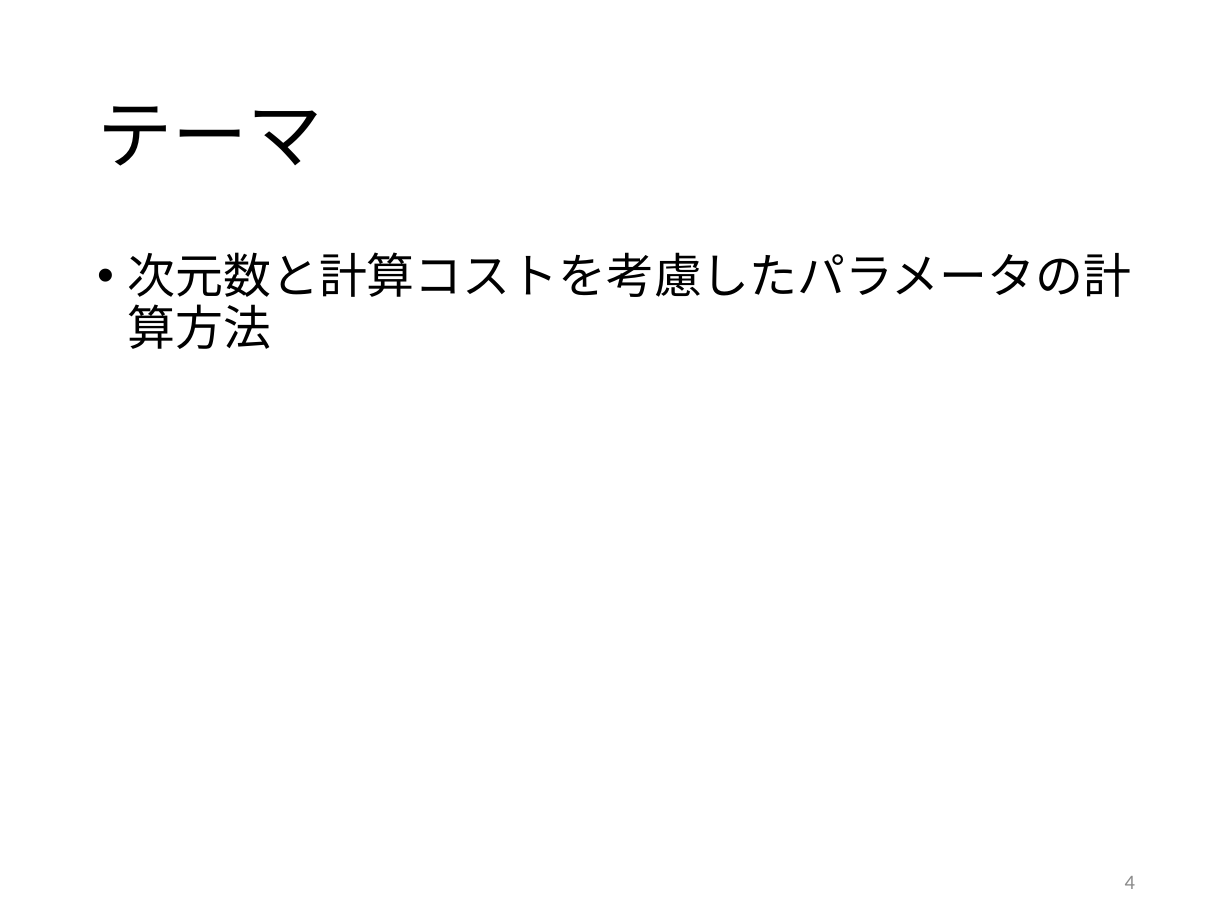
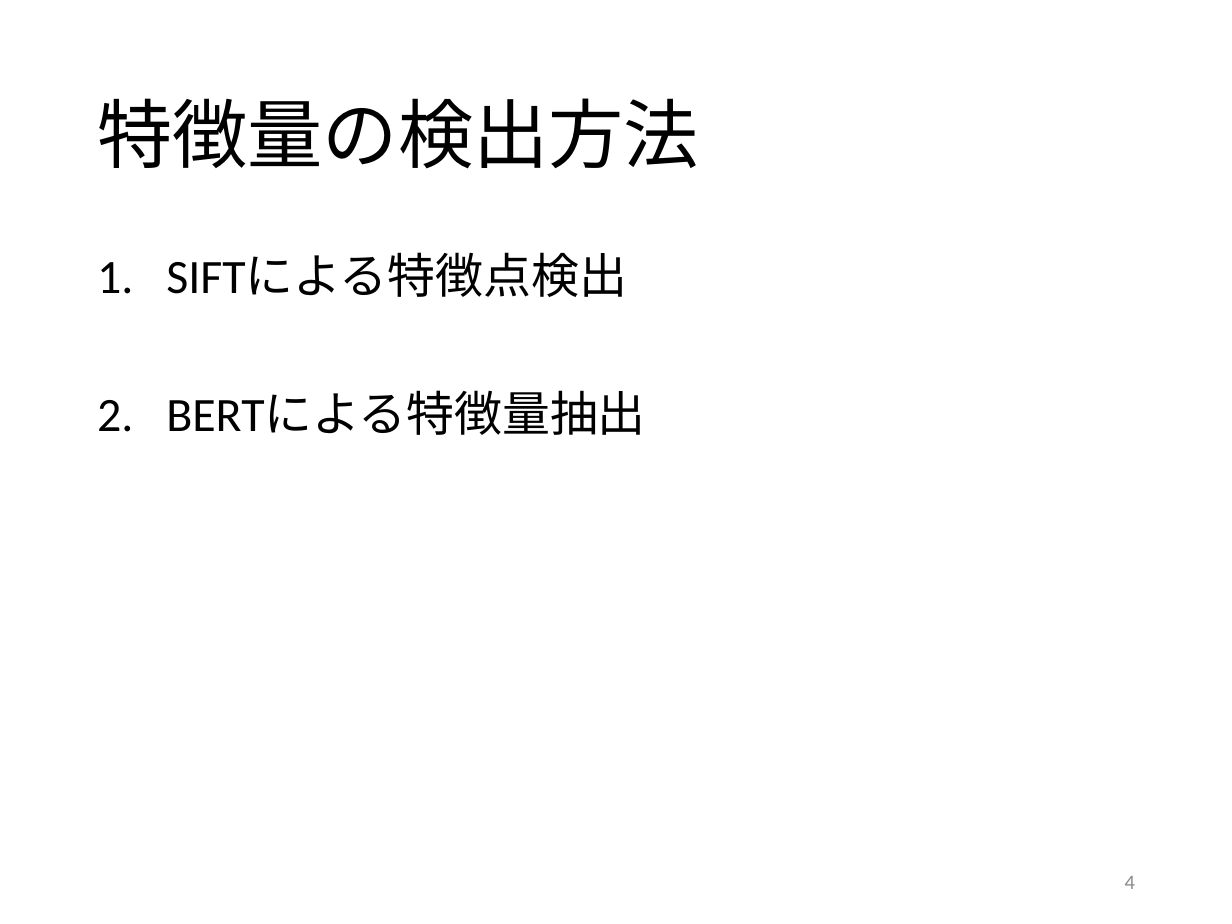
Before and after one commit to kait-takanolab/1821005-yoshioka-thesis, a slide deck: slide 4 of 1821005_yoshioka_sotuken.pptx. Drawn at 1232x924 pixels with LibreOffice and Linux fonts; fonts in the diff are those of the drawing. Boxes give left, top, right and bottom in pixels: in the first picture for what was removed or moved away, otherwise in the second. Text is boxed around its words. In the diff, an @@ line names an element or a change of style, - is before the commit and + after.

```diff
--- a/1821005_yoshioka_sotuken.pptx
+++ b/1821005_yoshioka_sotuken.pptx
@@ title at (97,98,699,169): text changed @@
-テーマ
+特徴量の検出方法
@@ text at (166,253,646,435): text changed @@
-• 次元数と計算コストを考慮したパラメータの計算方法
+1. SIFTによる特徴点検出
+2. BERTによる特徴量抽出
```
Also in this commit, not shown: 3 other slides changed, 2 slides added, 2 slides removed.
